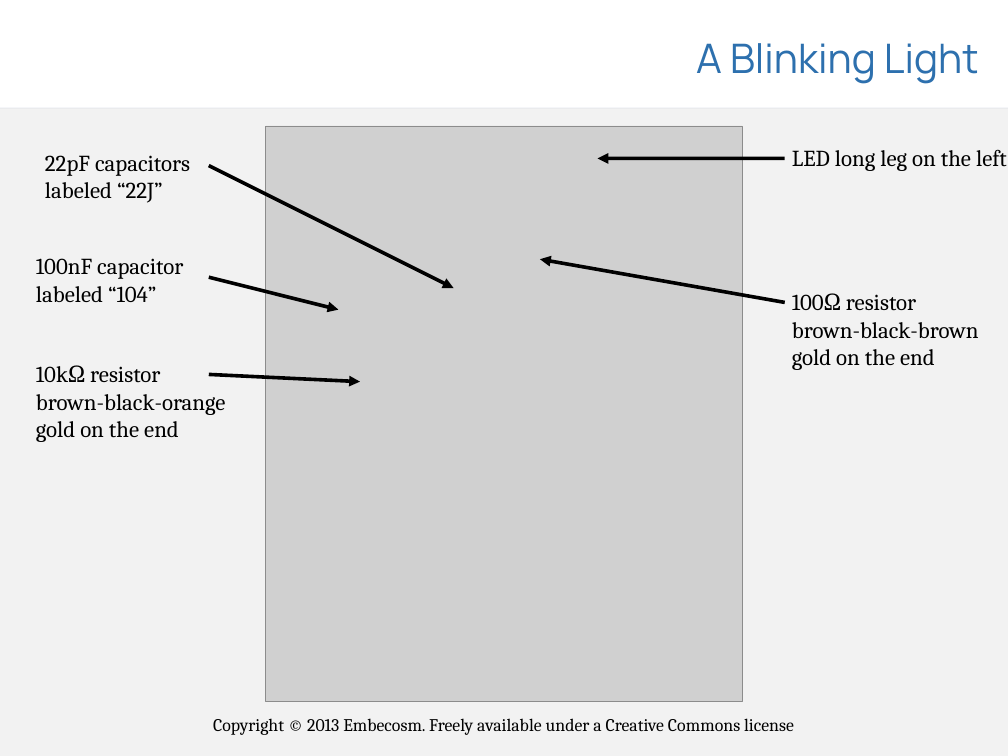
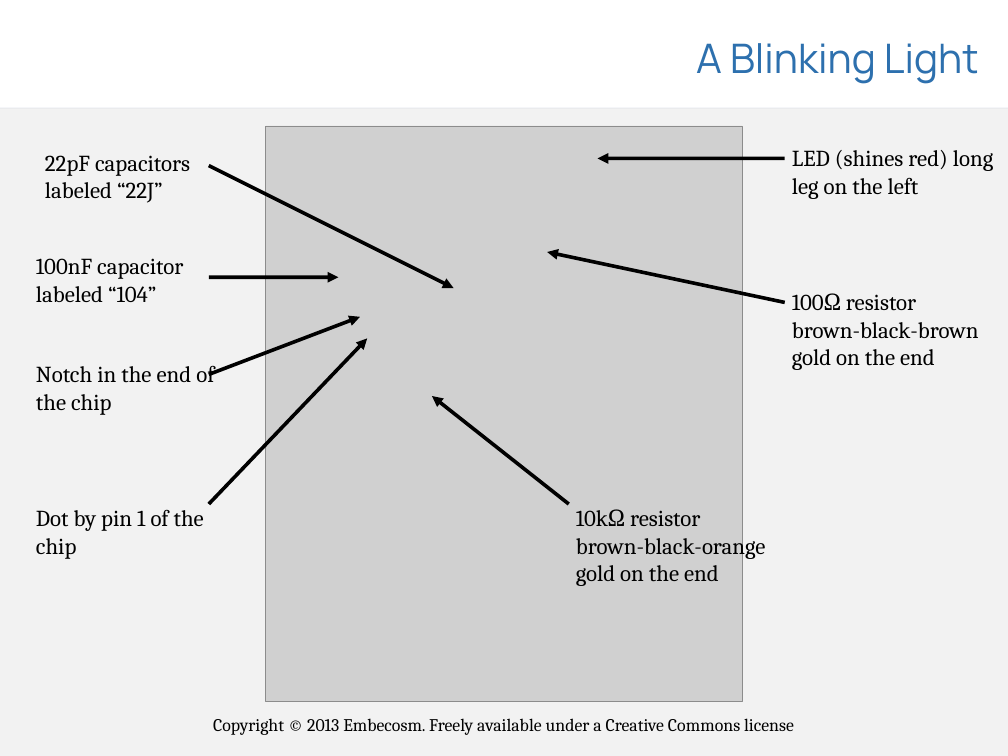
Before and after one commit to embecosm/shrimp-pov, a slide deck: slide 4 of presentations/shrimp-pov.odp. Drawn at 1008x756 pixels with LibreOffice and Linux fonts; fonts in the diff are those of the drawing; grey boxes stand for pictures; background and template pictures are left out. Boxes give left, top, right and bottom in pixels: in the first picture for what was removed or moved away, otherwise in the second. Text is boxed around its words. In the diff, an @@ line names an element or a change of style, - is before the commit and + after.

```diff
--- a/presentations/shrimp-pov.odp
+++ b/presentations/shrimp-pov.odp
@@ text at [792,150,993,199]: text changed @@
-LED long leg on the left
+LED (shines red) long leg on the left
@@ arrow moved from (785, 303) - (541, 259) to (785, 303) - (547, 252) @@
@@ arrow moved from (209, 277) - (338, 310) to (209, 277) - (338, 277) @@
@@ arrow moved from (209, 374) - (360, 381) to (209, 374) - (360, 316) @@
@@ arrow added from (209, 504) to (368, 338), #000000 2.83 pt @@
@@ text added at [36,365,214,415], 18 pt, text #000000 @@
+Notch in the end of the chip
@@ arrow added from (569, 504) to (432, 396), #000000 2.83 pt @@
@@ text added at [36,509,204,559], 18 pt, text #000000 @@
+Dot by pin 1 of the chip
@@ text "10kΩ resistor": place and size @@
-text "10kΩ resistor" at [36,366,226,442]
+text "10kΩ resistor" at [576,510,766,586]
```
Also in this commit, not shown: 2 other slides changed, 1 slide added, 2 slides removed, 11 other files.
